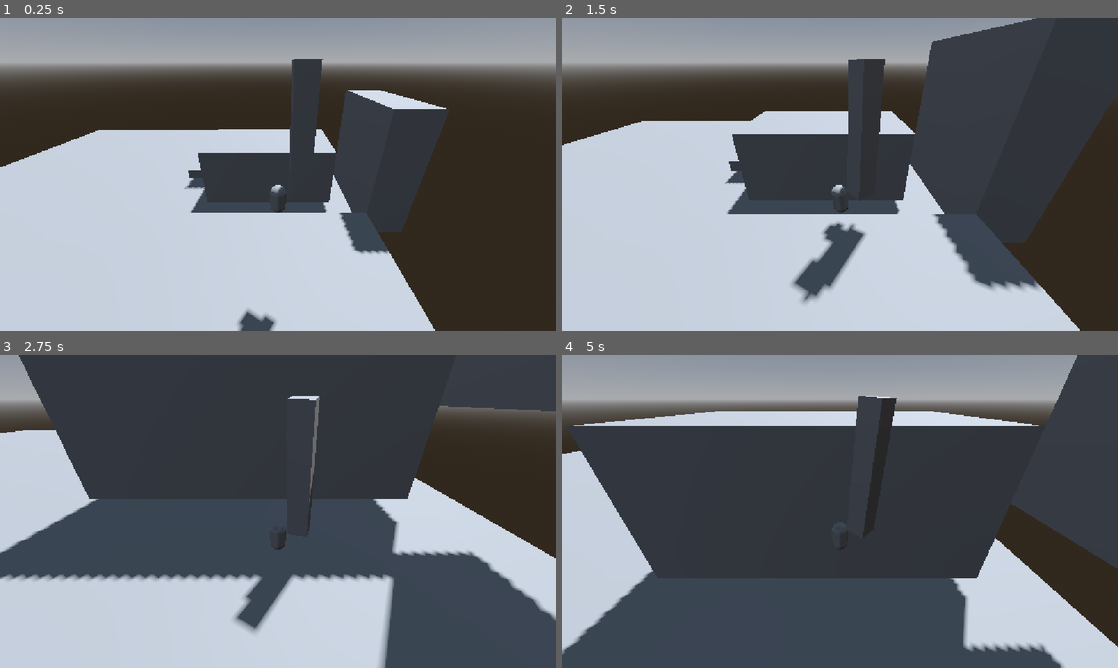
Above: before the commit, frames 1-4 (two rows, left to right).
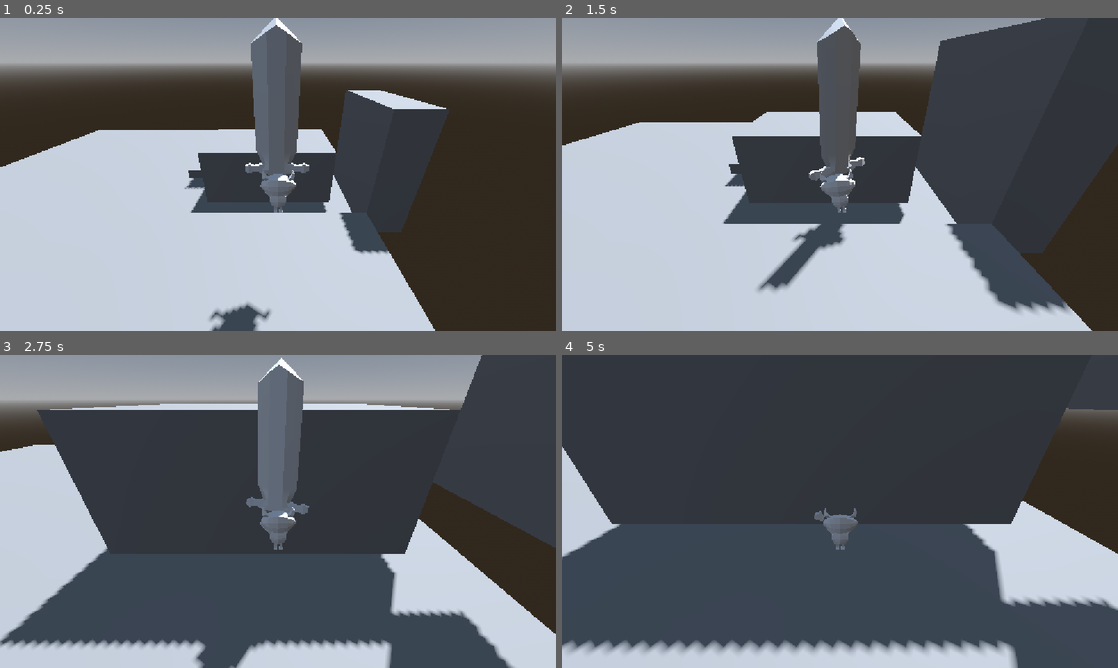
Above: after the commit, the same moments.

Repository: paipaux/TallerVideojuegos
Game: Godot game, scene res://world.tscn
The game is run twice, just before and just after one commit, with the same random seed, the same clock (stepped at 60 frames per second) and the same inputs.
Inputs (mouse positions are in pixels of both pictures, inside the frame that each line leads up to):
- Up to frame 1 (0.25 s): no input
- Up to frame 2 (1.5 s): move the mouse to (867, 174) at 0.52 s; hold W (move_up) from 0.53 s (still down); tap Space (jump) at 0.6, 0.77, 1.07 s; move the mouse to (812, 174) at 1.27 s; click (812, 174) at 1.35 s
- Up to frame 3 (2.75 s): keep holding W (move_up); tap Space (jump) at 1.52, 1.55, 1.82, 2.1 s; move the mouse to (289, 505) at 2.02 s
- Up to frame 4 (5 s): keep holding W (move_up); move the mouse to (834, 517) at 2.77 s; click (834, 517) at 2.85 s; tap Space (jump) at 3.02, 3.05, 3.32, 3.6, 3.77, 4.07, 4.52, 4.55, 4.82 s; move the mouse to (878, 514) at 3.52 s; move the mouse to (795, 508) at 4.27 s; click (795, 508) at 4.35 s

The runs differ from the first frame. In frame 1, 5.7% of the frame differs, in the area x 37-59%, y 0-100%; in frame 2, 13%; in frame 3, 55%, in the area x 0-100%, y 0-100%; in frame 4, 48%.

Commit message:
feat: Se agregan los modelos del heroe y la espada, además de IK para los brazos del player.

Diff:
--- /dev/null
+++ b/a-tiny-knight's-tale-alpha/assets/models/the_hero.tscn
@@ -0,0 +1,7 @@
+[gd_scene format=3 uid="uid://boeebhyco7w3t"]
+
+[ext_resource type="PackedScene" uid="uid://ciebako612k45" path="res://assets/models/TheHero.glb" id="1_fe8mg"]
+
+[node name="TheHero" unique_id=1577262880 instance=ExtResource("1_fe8mg")]
+
+[node name="TwoBoneIK3D" type="TwoBoneIK3D" parent="Skeleton3D" parent_id_path=PackedInt32Array(243504938) index="1" unique_id=1193173010]
--- a/a-tiny-knight's-tale-alpha/player.gd
+++ b/a-tiny-knight's-tale-alpha/player.gd
@@ -15,7 +15,7 @@
 var sword_sway: Vector2 = Vector2.ZERO
 
 @onready var sword: Node3D = $sword
-@onready var mesh_instance_3d: MeshInstance3D = $MeshInstance3D
+@onready var model: Node3D = $Model
 
 const swoooord = preload("res://sword_platform.tscn")
 
@@ -82,8 +82,8 @@
 		var tilt_z: float = clamp(-sword_sway.x, -0.45, 0.45)
 		var tilt_x: float = clamp(sword_sway.y, -0.45, 0.45)
 
-		mesh_instance_3d.rotation.z = lerp_angle(mesh_instance_3d.rotation.z, tilt_z, 12.0 * delta)
-		mesh_instance_3d.rotation.x = lerp_angle(mesh_instance_3d.rotation.x, tilt_x, 12.0 * delta)
+		model.rotation.z = lerp_angle(model.rotation.z, tilt_z, 12.0 * delta)
+		model.rotation.x = lerp_angle(model.rotation.x, tilt_x, 12.0 * delta)
 
 		sword_sway = sword_sway.lerp(Vector2.ZERO, tilt_recovery * delta)
 
--- a/a-tiny-knight's-tale-alpha/player.tscn
+++ b/a-tiny-knight's-tale-alpha/player.tscn
@@ -2,23 +2,133 @@
 
 [ext_resource type="Script" uid="uid://df4clwwpv44gr" path="res://player.gd" id="1_4flbx"]
 [ext_resource type="PackedScene" uid="uid://cns74580fhcb3" path="res://sword.tscn" id="2_onrkg"]
+[ext_resource type="PackedScene" uid="uid://boeebhyco7w3t" path="res://assets/models/the_hero.tscn" id="2_sweqy"]
+[ext_resource type="AnimationLibrary" uid="uid://cac5nvrmp60j" path="res://assets/models/TheHero_animations.glb" id="3_sweqy"]
 
-[sub_resource type="CapsuleMesh" id="CapsuleMesh_1s8gj"]
+[sub_resource type="CapsuleShape3D" id="CapsuleShape3D_m8r1m"]
 radius = 0.1
 height = 0.4
 
-[sub_resource type="CapsuleShape3D" id="CapsuleShape3D_m8r1m"]
+[sub_resource type="AnimationNodeAnimation" id="AnimationNodeAnimation_hqtel"]
+animation = &"fall"
+
+[sub_resource type="AnimationNodeAnimation" id="AnimationNodeAnimation_sweqy"]
+animation = &"idle "
+
+[sub_resource type="AnimationNodeAnimation" id="AnimationNodeAnimation_2hs0m"]
+animation = &"jump"
+
+[sub_resource type="AnimationNodeAnimation" id="AnimationNodeAnimation_1jxqw"]
+animation = &"walk "
+
+[sub_resource type="AnimationNodeStateMachineTransition" id="AnimationNodeStateMachineTransition_dw050"]
+advance_mode = 2
+
+[sub_resource type="AnimationNodeStateMachineTransition" id="AnimationNodeStateMachineTransition_b26j0"]
+xfade_time = 0.2
+
+[sub_resource type="AnimationNodeStateMachineTransition" id="AnimationNodeStateMachineTransition_n7ghd"]
+xfade_time = 0.5
+
+[sub_resource type="AnimationNodeStateMachineTransition" id="AnimationNodeStateMachineTransition_nvl01"]
+xfade_time = 0.2
+
+[sub_resource type="AnimationNodeStateMachineTransition" id="AnimationNodeStateMachineTransition_ivps1"]
+xfade_time = 0.2
+
+[sub_resource type="AnimationNodeStateMachineTransition" id="AnimationNodeStateMachineTransition_urp6f"]
+xfade_time = 0.2
+
+[sub_resource type="AnimationNodeStateMachineTransition" id="AnimationNodeStateMachineTransition_bwjto"]
+xfade_time = 0.2
+
+[sub_resource type="AnimationNodeStateMachineTransition" id="AnimationNodeStateMachineTransition_606se"]
+xfade_time = 0.3
+
+[sub_resource type="AnimationNodeStateMachineTransition" id="AnimationNodeStateMachineTransition_u1c27"]
+xfade_time = 0.35
+
+[sub_resource type="AnimationNodeStateMachine" id="AnimationNodeStateMachine_57qmd"]
+states/End/position = Vector2(670, 100)
+states/Start/position = Vector2(100, 77)
+states/fall/node = SubResource("AnimationNodeAnimation_hqtel")
+states/fall/position = Vector2(433.43536, 54)
+"states/idle /node" = SubResource("AnimationNodeAnimation_sweqy")
+"states/idle /position" = Vector2(249.43535, 154)
+states/jump/node = SubResource("AnimationNodeAnimation_2hs0m")
+states/jump/position = Vector2(295.43536, 45)
+"states/walk /node" = SubResource("AnimationNodeAnimation_1jxqw")
+"states/walk /position" = Vector2(443.43536, 154)
+transitions = ["Start", "idle ", SubResource("AnimationNodeStateMachineTransition_dw050"), "idle ", "walk ", SubResource("AnimationNodeStateMachineTransition_b26j0"), "walk ", "idle ", SubResource("AnimationNodeStateMachineTransition_n7ghd"), "idle ", "jump", SubResource("AnimationNodeStateMachineTransition_nvl01"), "walk ", "jump", SubResource("AnimationNodeStateMachineTransition_ivps1"), "jump", "fall", SubResource("AnimationNodeStateMachineTransition_urp6f"), "walk ", "fall", SubResource("AnimationNodeStateMachineTransition_bwjto"), "fall", "idle ", SubResource("AnimationNodeStateMachineTransition_606se"), "fall", "walk ", SubResource("AnimationNodeStateMachineTransition_u1c27")]
+graph_offset = Vector2(43.43535, 0)
+
+[sub_resource type="CapsuleMesh" id="CapsuleMesh_1s8gj"]
 radius = 0.1
 height = 0.4
 
 [node name="CharacterBody3D" type="CharacterBody3D" unique_id=100382861]
 script = ExtResource("1_4flbx")
 
-[node name="MeshInstance3D" type="MeshInstance3D" parent="." unique_id=1158652440]
-mesh = SubResource("CapsuleMesh_1s8gj")
-
 [node name="CollisionShape3D" type="CollisionShape3D" parent="." unique_id=635650430]
 shape = SubResource("CapsuleShape3D_m8r1m")
 
+[node name="Model" type="Node3D" parent="." unique_id=529573730]
+transform = Transform3D(1, 0, 0, 0, 1, 0, 0, 0, 1, 0.019052744, 0, -0.16047612)
+
+[node name="TheHero" parent="Model" unique_id=1577262880 instance=ExtResource("2_sweqy")]
+transform = Transform3D(-1, 0, -8.742278e-08, 0, 1, 0, 8.742278e-08, 0, -1, -0.016688973, -0.041174024, 0.1867649)
+
+[node name="TwoBoneIK3D" parent="Model/TheHero/Skeleton3D" parent_id_path=PackedInt32Array(1577262880, 243504938) index="1" unique_id=1193173010]
+setting_count = 2
+settings/0/target_node = NodePath("../../../../sword/Marker3D_R")
+settings/0/pole_node = NodePath("../../../PoleNodeR")
+settings/0/root_bone_name = "arm_r"
+settings/0/root_bone = 10
+settings/0/middle_bone_name = "forearm_r"
+settings/0/middle_bone = 11
+settings/0/pole_direction = 0
+settings/0/end_bone_name = "hand_r"
+settings/0/end_bone = 12
+settings/0/use_virtual_end = false
+settings/0/extend_end_bone = false
+settings/1/target_node = NodePath("../../../../sword/Marker3D_L")
+settings/1/pole_node = NodePath("../../../PoleNodeL")
+settings/1/root_bone_name = "arm_l"
+settings/1/root_bone = 6
+settings/1/middle_bone_name = "forearm_l"
+settings/1/middle_bone = 7
+settings/1/pole_direction = 0
+settings/1/end_bone_name = "hand_l"
+settings/1/end_bone = 8
+settings/1/use_virtual_end = false
+settings/1/extend_end_bone = false
+
+[node name="PoleNodeL" type="Marker3D" parent="Model" unique_id=602365977]
+transform = Transform3D(-1, 0, -8.742278e-08, 0, 1, 0, 8.742278e-08, 0, -1, -0.49025962, 0.037444055, 0.15818585)
+
+[node name="PoleNodeR" type="Marker3D" parent="Model" unique_id=1482631099]
+transform = Transform3D(-1, 0, -8.742278e-08, 0, 1, 0, 8.742278e-08, 0, -1, 0.40540606, 0.073020935, 0.15518604)
+
+[node name="AnimationPlayer" type="AnimationPlayer" parent="Model" unique_id=258487088]
+root_node = NodePath("../TheHero")
+libraries/ = ExtResource("3_sweqy")
+
+[node name="AnimationTree" type="AnimationTree" parent="Model" unique_id=1002968614]
+root_node = NodePath("../TheHero")
+tree_root = SubResource("AnimationNodeStateMachine_57qmd")
+anim_player = NodePath("../AnimationPlayer")
+
 [node name="sword" parent="." unique_id=89759322 instance=ExtResource("2_onrkg")]
-transform = Transform3D(0.5, 0, 0, 0, 0.5, 0, 0, 0, 0.5, 0.26826, 0.2221452, 0)
+transform = Transform3D(-0.5, 0, -4.3711385e-08, 0, 0.5, 0, 4.3711385e-08, 0, -0.5, -0.017645717, 0.39282846, -0.25399178)
+
+[node name="Marker3D_R" type="Marker3D" parent="sword" unique_id=369319593]
+transform = Transform3D(1, 0, 0, 0, 1, 0, 0, 0, 1, -0.07666132, -0.65401757, -0.0098391175)
+
+[node name="Marker3D_L" type="Marker3D" parent="sword" unique_id=1717012526]
+transform = Transform3D(1, 0, 0, 0, 1, 0, 0, 0, 1, 0.10102704, -0.49546903, 0.01442492)
+
+[node name="MeshInstance3D" type="MeshInstance3D" parent="." unique_id=1158652440]
+visible = false
+mesh = SubResource("CapsuleMesh_1s8gj")
+
+[editable path="Model/TheHero"]
--- a/a-tiny-knight's-tale-alpha/sword.tscn
+++ b/a-tiny-knight's-tale-alpha/sword.tscn
@@ -1,10 +1,15 @@
 [gd_scene format=3 uid="uid://cns74580fhcb3"]
+
+[ext_resource type="PackedScene" uid="uid://vtshhx2d4jil" path="res://assets/models/BigSword.glb" id="1_74bdg"]
 
 [sub_resource type="BoxMesh" id="BoxMesh_m8r1m"]
 size = Vector3(0.5, 3, 0.5)
 
 [node name="Node3D" type="Node3D" unique_id=1482983665]
 
+[node name="BigSword" parent="." unique_id=1971305203 instance=ExtResource("1_74bdg")]
+
 [node name="MeshInstance3D" type="MeshInstance3D" parent="." unique_id=1405743878]
 transform = Transform3D(1, 0, 0, 0, 1, 0, 0, 0, 1, 0, 1.25, 0)
+visible = false
 mesh = SubResource("BoxMesh_m8r1m")
Binary file added: a-tiny-knight's-tale-alpha/assets/models/BigSword.glb
Not shown, added: a-tiny-knight's-tale-alpha/assets/models/BigSword.glb.import
Binary file added: a-tiny-knight's-tale-alpha/assets/models/TheHero.glb
Not shown, added: a-tiny-knight's-tale-alpha/assets/models/TheHero.glb.import
Binary file added: a-tiny-knight's-tale-alpha/assets/models/TheHero_animations.glb
Not shown, added: a-tiny-knight's-tale-alpha/assets/models/TheHero_animations.glb.import
